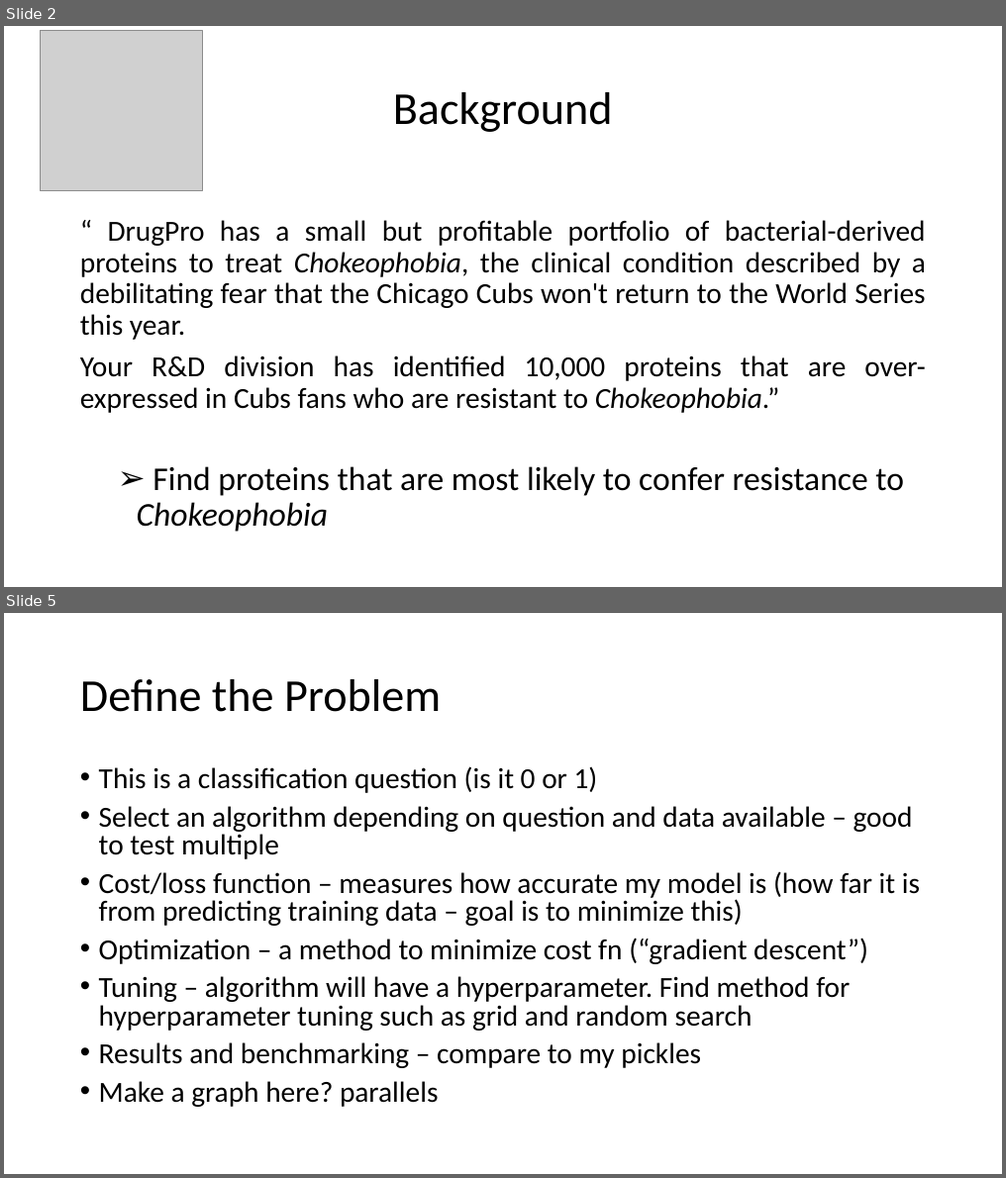
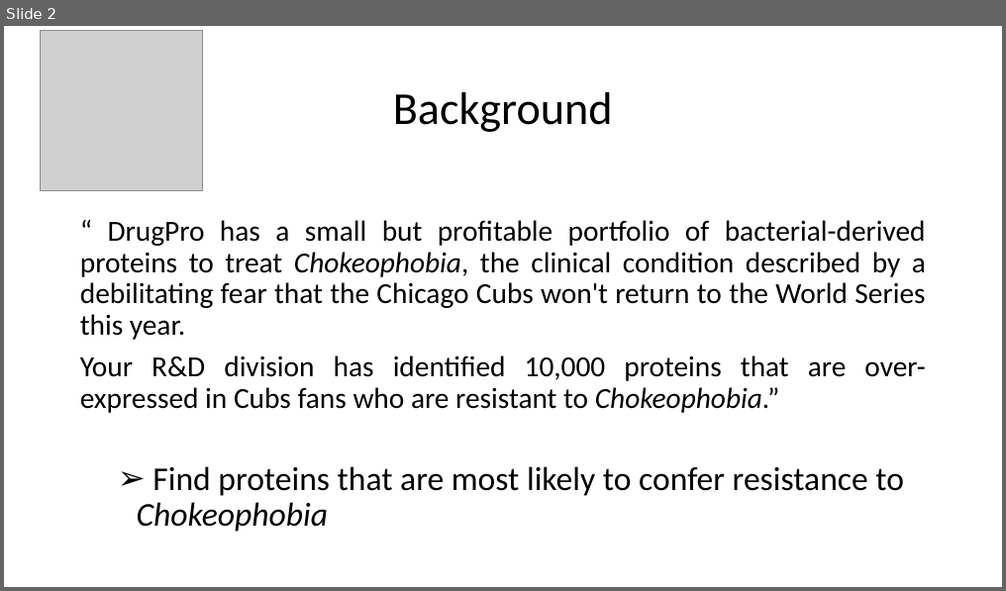
Before and after one commit to JoannaDrx/protein-classification, a slide deck: drugpro-jd.pptx. Shown one above the other, each under a label of ours: slides 2 and 5 before the commit, slide 2 after it; the slides between them are not shown. The pictures are 1006x1178 and 1006x591 pixels, drawn with LibreOffice and Linux fonts; fonts in the diff are those of the drawing; grey boxes stand for pictures. Boxes give left, top, right and bottom in pixels: in the first picture for what was removed or moved away, otherwise in the second. Text is boxed around its words. In the diff, an @@ line names an element or a change of style, - is before the commit and + after.

```diff
--- a/drugpro-jd.pptx
+++ b/drugpro-jd.pptx
@@ slide 5 removed at bbox=[4, 613, 1002, 1174], background #FFFFFF @@
@@ title removed at bbox=[80, 679, 441, 712] @@
-Define the Problem
@@ text removed at bbox=[99, 766, 920, 1107] @@
-• This is a classification question (is it 0 or 1)
-• Select an algorithm depending on question and data available – good to test multiple
-• Cost/loss function – measures how accurate my model is (how far it is from predicting training data – goal is to minimize this)
-• Optimization – a method to minimize cost fn (“gradient descent”)
-• Tuning – algorithm will have a hyperparameter. Find method for hyperparameter tuning such as grid and random search
-• Results and benchmarking – compare to my pickles
-• Make a graph here? parallels
```
Also in this commit, not shown: 4 slides changed, 10 slides added, 6 other slides removed, 10 other files.
